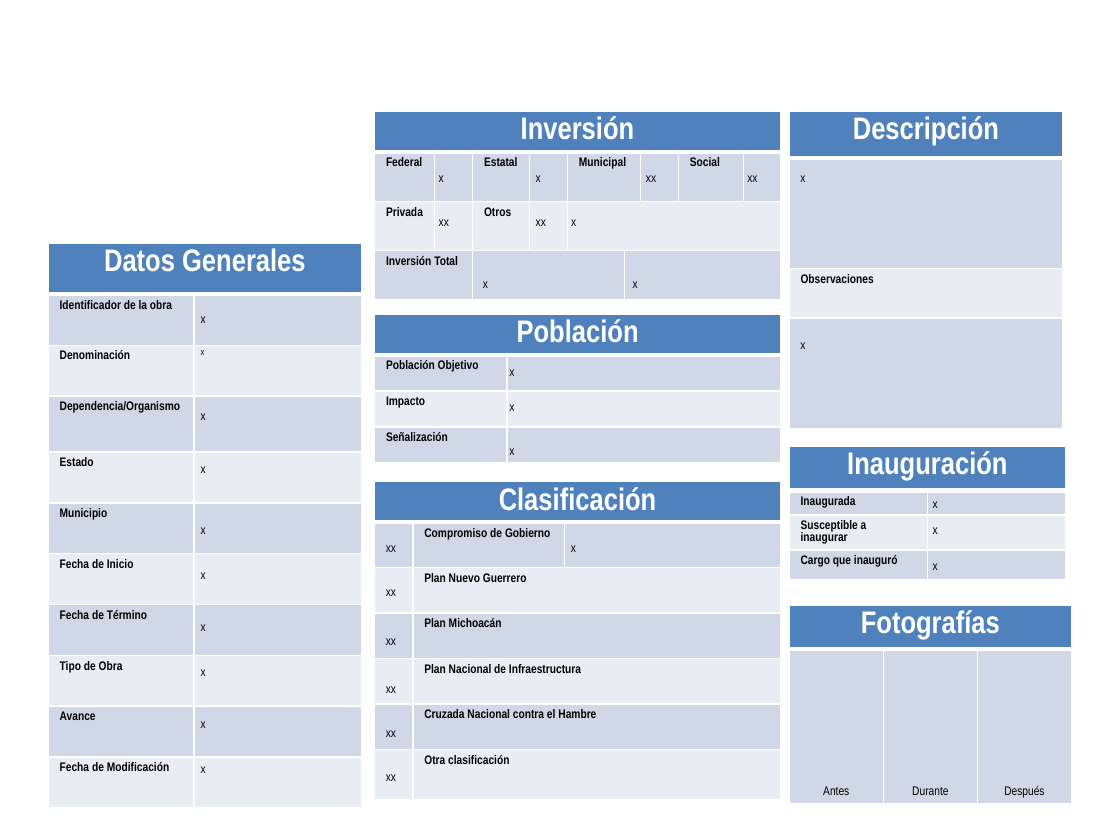
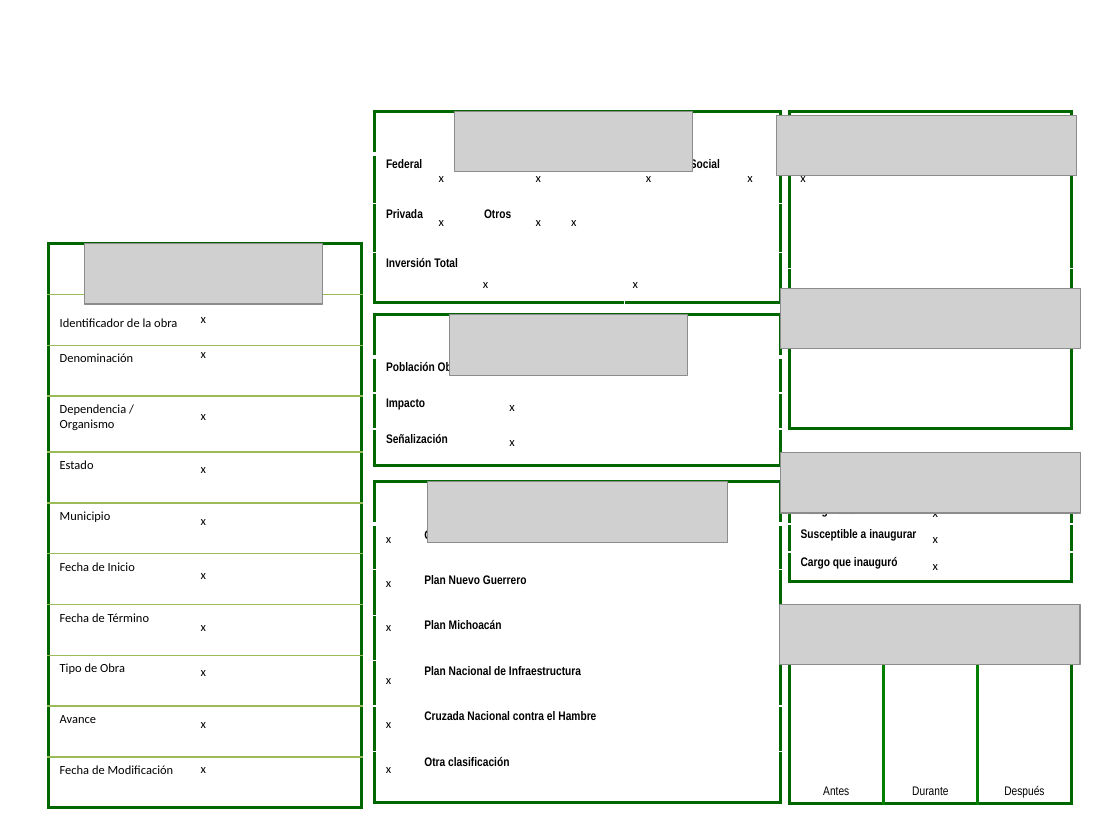
Before and after one commit to fpedro23/djangoObras, a slide deck: slide 1 of obras/static/ppt/FichaTecnicaObras.pptx. Drawn at 1120x840 pixels with LibreOffice and Linux fonts; fonts in the diff are those of the drawing; grey boxes stand for pictures; background and template pictures are left out. Boxes give left, top, right and bottom in pixels: in the first picture for what was removed or moved away, otherwise in the second. Text is boxed around its words. In the diff, an @@ line names an element or a change of style, - is before the commit and + after.

```diff
--- a/obras/static/ppt/FichaTecnicaObras.pptx
+++ b/obras/static/ppt/FichaTecnicaObras.pptx
@@ table at (375,111,781,304) @@
-row 1, column 1: Inversión
+row 1, column 1: 
@@ fill #4F81BD to none in row 1, column 1 @@
@@ fill #D0D8E8 to none in 8 cells @@
@@ fill #E9EDF4 to none in 3 cells @@
@@ borders changed @@
@@ picture added at (455,111,693,171) @@
@@ picture added at (776,115,1076,176) @@
@@ table at (790,111,1072,438) @@
-row 1: Descripción
-row 3: Observaciones
+row 3: 
+row 4: 
@@ fill #4F81BD to none in row 1, column 1 @@
@@ fill #D0D8E8 to none in row 4, column 1 @@
@@ borders changed @@
@@ table: place and size @@
-table at (790,111,1063,440)
+table at (790,111,1072,438)
@@ text at (646,171,651,182): text changed; font Arial Narrow to Calibri @@
-xx
+x
@@ text at (747,176,752,182): text changed; font Arial Narrow to Calibri @@
-xx
+x
@@ text at (439,220,444,226): text changed; font Arial Narrow to Calibri @@
-xx
+x
@@ text at (536,220,541,226): text changed; font Arial Narrow to Calibri @@
-xx
+x
@@ table at (48,244,362,809) @@
-row 1, column 1: Datos Generales
+row 1, column 1: 
-row 4, column 1: Dependencia/Organismo
+row 4, column 1: Dependencia / Organismo
@@ fill #4F81BD to none in row 1, column 1 @@
@@ fill #D0D8E8 to none in 10 cells @@
@@ fill #E9EDF4 to none in 10 cells @@
@@ font Arial Narrow to Calibri, bold off in "Identificador de la obra", "Denominación", "Estado", "Municipio" and 5 more places @@
@@ borders changed @@
@@ picture added at (84,244,323,305) @@
@@ picture added at (781,288,1081,348) @@
@@ table at (375,315,781,468) @@
-row 1, column 1: Población
+row 1, column 1: 
@@ fill #4F81BD to none in row 1, column 1 @@
@@ fill #D0D8E8 to none in 4 cells @@
@@ fill #E9EDF4 to none in row 3 @@
@@ borders changed @@
@@ picture added at (450,315,689,375) @@
@@ text "x" at (201,352,206,358): size 6 to 8 pt, font Arial Narrow to Calibri @@
@@ picture added at (781,452,1081,513) @@
@@ table at (790,455,1072,584) @@
-row 1, column 1: Inauguración
+row 1, column 1: 
@@ fill #4F81BD to none in row 1, column 1 @@
@@ fill #D0D8E8 to none in 4 cells @@
@@ fill #E9EDF4 to none in row 3 @@
@@ borders changed @@
@@ table: place and size @@
-table at (790,447,1065,579)
+table at (790,455,1072,584)
@@ font Arial Narrow to Calibri in 22 elements at (201,317,206,323), (201,414,206,420), (201,467,206,473), (201,573,206,579), (201,625,206,631), (201,670,206,676), (201,722,206,728), (201,767,206,773), (439,176,444,182), (536,171,541,182), (571,220,576,226), (483,282,488,288), (633,282,638,288), (509,375,514,379), (509,405,514,411), (800,175,805,185), (800,348,805,353), (933,564,938,570), (509,440,514,446), (933,512,938,521), (933,537,938,543), (201,519,206,525) @@
@@ 3 texts: place and size @@
-3 texts at (201,448,576,552)
+3 texts at (201,440,576,546)
@@ table at (375,482,781,804) @@
-row 1, column 1: Clasificación
+row 1, column 1: 
@@ fill #4F81BD to none in row 1, column 1 @@
@@ fill #D0D8E8 to none in 4 cells @@
@@ fill #E9EDF4 to none in 4 cells @@
@@ borders changed @@
@@ picture added at (428,482,728,542) @@
@@ text "x": place and size @@
-text "x" at (933,501,938,508)
+text "x" at (933,512,938,521)
@@ text at (386,537,391,543): text changed; font Arial Narrow to Calibri @@
-xx
+x
@@ text "x": place and size @@
-text "x" at (933,527,938,534)
+text "x" at (933,537,938,543)
@@ text at (386,581,391,587): text changed; font Arial Narrow to Calibri @@
-xx
+x
@@ text at (386,625,391,631): text changed; font Arial Narrow to Calibri @@
-xx
+x
@@ picture added at (780,604,1080,664) @@
@@ table at (790,605,1072,804) @@
-row 1, column 1: Fotografías
+row 1, column 1: 
@@ fill #4F81BD to none in row 1, column 1 @@
@@ fill #D0D8E8 to none in row 2 @@
@@ borders changed @@
@@ text at (386,678,391,684): text changed; font Arial Narrow to Calibri @@
-xx
+x
@@ text at (386,722,391,728): text changed; font Arial Narrow to Calibri @@
-xx
+x
@@ text at (386,767,391,773): text changed; font Arial Narrow to Calibri @@
-xx
+x
```
Also in this commit, not shown: 7 other files.
